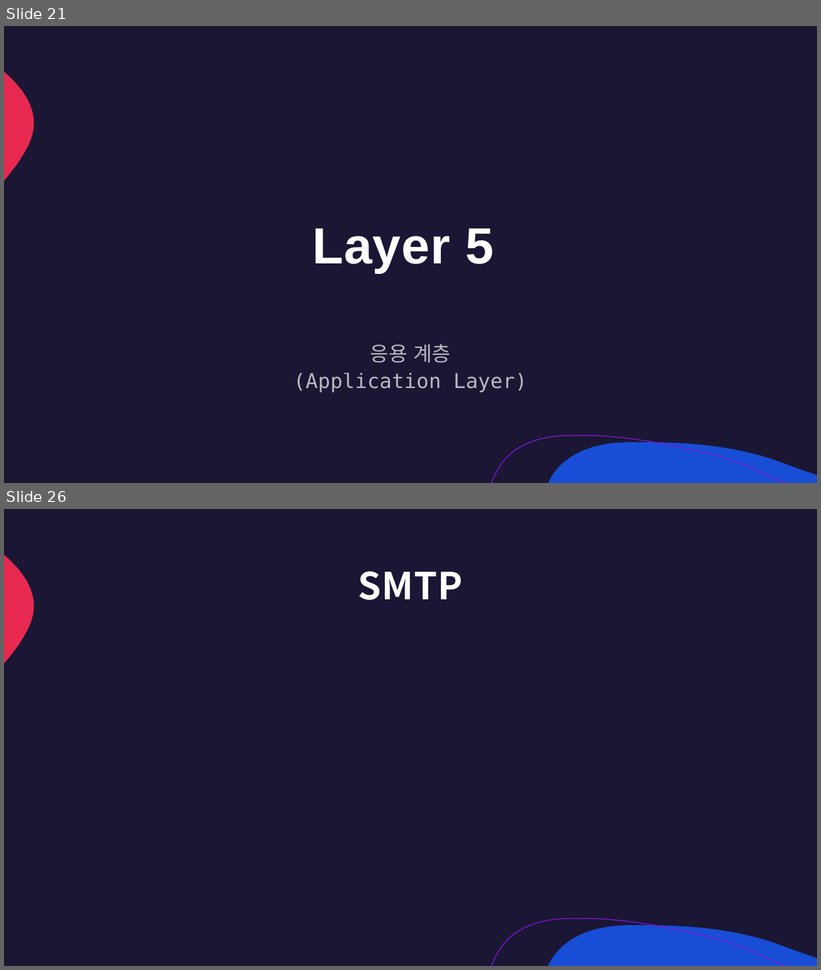
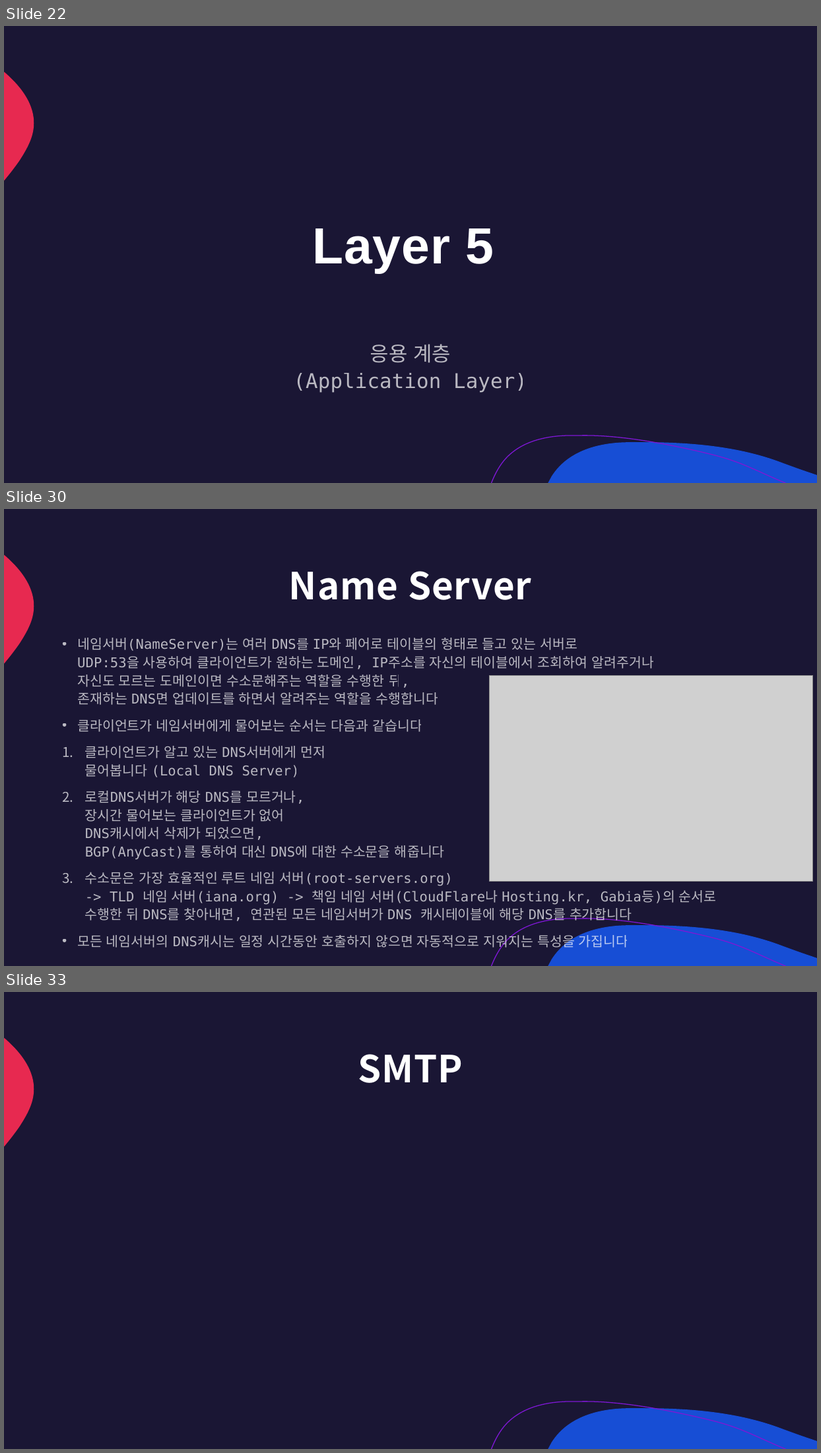
Before and after one commit to lumen4723/2024_network, a slide deck: 1.pptx. Shown one above the other, each under a label of ours: slides 21 and 26 before the commit, slides 22, 30 and 33 after it; the slides between them are not shown. The pictures are 821x970 and 821x1453 pixels, drawn with LibreOffice and Linux fonts; fonts in the diff are those of the drawing; grey boxes stand for pictures. Boxes give left, top, right and bottom in pixels: in the first picture for what was removed or moved away, otherwise in the second. Text is boxed around its words. In the diff, an @@ line names an element or a change of style, - is before the commit and + after.

```diff
--- a/1.pptx
+++ b/1.pptx
@@ slide 30 added at (4,509,817,966), background #1A1634; not listed: 3 template elements that a slide beside it also shows @@
@@ title added at (289,571,531,600), 44 pt, text #FFFFFF, bold @@
+Name Server
@@ text added at (77,638,717,950), 16 pt, text #FFFFFF at 70% opacity @@
+• 네임서버(NameServer)는 여러 DNS를 IP와 페어로 테이블의 형태로 들고 있는 서버로
+  UDP:53을 사용하여 클라이언트가 원하는 도메인, IP주소를 자신의 테이블에서 조회하여 알려주거나
+  자신도 모르는 도메인이면 수소문해주는 역할을 수행한 뒤,
+  존재하는 DNS면 업데이트를 하면서 알려주는 역할을 수행합니다
+• 클라이언트가 네임서버에게 물어보는 순서는 다음과 같습니다
+1. 클라이언트가 알고 있는 DNS서버에게 먼저
+   물어봅니다 (Local DNS Server)
+2. 로컬DNS서버가 해당 DNS를 모르거나,
+   장시간 물어보는 클라이언트가 없어
+   DNS캐시에서 삭제가 되었으면,
+   BGP(AnyCast)를 통하여 대신 DNS에 대한 수소문을 해줍니다
+3. 수소문은 가장 효율적인 루트 네임 서버(root-servers.org)
+   -> TLD 네임 서버(iana.org) -> 책임 네임 서버(CloudFlare나 Hosting.kr, Gabia등)의 순서로
+   수행한 뒤 DNS를 찾아내면, 연관된 모든 네임서버가 DNS 캐시테이블에 해당 DNS를 추가합니다
+• 모든 네임서버의 DNS캐시는 일정 시간동안 호출하지 않으면 자동적으로 지워지는 특성을 가집니다
@@ picture added at (490,675,813,882) @@
@@ what was slide 21 is now slide 22 @@
@@ what was slide 26 is now slide 33 @@
```
Also in this commit, not shown: 11 slides changed, 13 other slides added, 15 slides removed, 1 other file.
